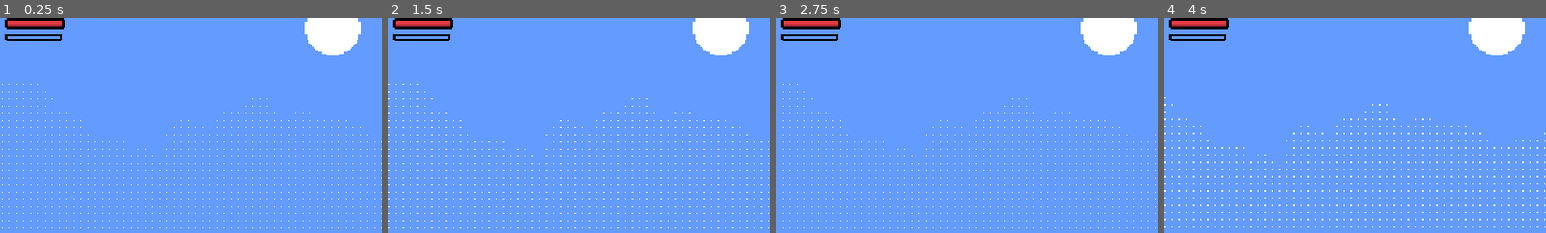
Above: before the commit, frames 1-4 (left to right).
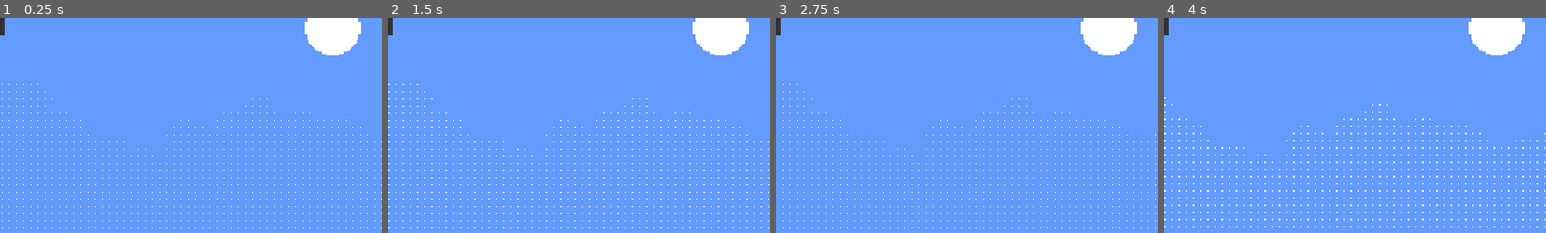
Above: after the commit, the same moments.

Repository: pixelmaster909/SURVIVE
Game: Godot game, scene res://Node2D.tscn
Two runs of this game, one before a commit and one after it. Both use one fixed random seed, a clock stepped at 60 frames per second and the inputs below. The engine's default icon, where the game draws it, is replaced by a stand-in: a white triangle on a blue panel in a dark square.
Inputs (mouse positions are % of the whole screen's width and height, from its top left):
- Up to frame 1 (0.25 s): no input
- Up to frame 2 (1.5 s): move the mouse to (72, 45) at 0.52 s; hold F (block) 0.53-1.28 s; hold D (right) from 0.53 s (still down); tap Space (jump) at 0.77 s; tap Enter at 1.25 s; move the mouse to (30, 55) at 1.27 s; tap Shift (roll) at 1.35 s
- Up to frame 3 (2.75 s): tap Space (jump) at 1.52 s; move the mouse to (60, 28) at 2.02 s; release D (right) at 2.03 s; hold A (left) from 2.03 s (still down); click (60, 28) at 2.1 s
- Up to frame 4 (4 s): move the mouse to (45, 70) at 2.77 s; release A (left) at 2.78 s; hold D (right) from 2.78 s (still down); tap H at 2.85 s; tap Space (jump) at 3.02, 3.77 s; move the mouse to (80, 65) at 3.52 s; hold J from 3.53 s (still down)
The pictures show only the part of the screen within x 0-50%, y 0-50%; the shares and areas given below are measured in that part.

The runs differ from the first frame. In frame 1, 1.2% of the frame differs, in the area x 0-17%, y 0-11%; in frame 2, 1.2%; in frame 3, 1.2%; in frame 4, 1.2%.
Error after the commit: Invalid set index 'max_value' (on base: 'null instance') with value of type 'int'. (res://HUD.gd:9)

Commit message:
added stamina bar

Diff:
--- a/Node2D.tscn
+++ b/Node2D.tscn
@@ -12,11 +12,8 @@
 [ext_resource path="res://assets/backgrounds/background 1/4.png" type="Texture" id=10]
 [ext_resource path="res://assets/backgrounds/background 1/2.png" type="Texture" id=11]
 [ext_resource path="res://icon.png" type="Texture" id=12]
-[ext_resource path="res://assets/Health&Stamina/Red/BorderBG.png" type="Texture" id=13]
-[ext_resource path="res://assets/Health&Stamina/Red/Border.png" type="Texture" id=14]
 [ext_resource path="res://assets/backgrounds/background 1/3.png" type="Texture" id=15]
 [ext_resource path="res://assets/backgrounds/background 1/6.png" type="Texture" id=16]
-[ext_resource path="res://assets/Health&Stamina/Red/Colors.png" type="Texture" id=17]
 [ext_resource path="res://HUD.gd" type="Script" id=18]
 
 [sub_resource type="Animation" id=1]
@@ -245,30 +242,6 @@
 
 [sub_resource type="RectangleShape2D" id=3]
 
-[sub_resource type="AtlasTexture" id=7]
-atlas = ExtResource( 13 )
-region = Rect2( 95, 20, 50, 9 )
-
-[sub_resource type="AtlasTexture" id=8]
-atlas = ExtResource( 14 )
-region = Rect2( 95, 20, 50, 9 )
-
-[sub_resource type="AtlasTexture" id=6]
-atlas = ExtResource( 17 )
-region = Rect2( 97, 22, 46, 5 )
-
-[sub_resource type="AtlasTexture" id=9]
-atlas = ExtResource( 13 )
-region = Rect2( 98, 233, 44, 2 )
-
-[sub_resource type="AtlasTexture" id=11]
-atlas = ExtResource( 14 )
-region = Rect2( 96, 231.382, 48, 5.61809 )
-
-[sub_resource type="AtlasTexture" id=10]
-atlas = ExtResource( 17 )
-region = Rect2( 98, 233, 44, 2 )
-
 [node name="Node2D" type="Node2D"]
 
 [node name="ParallaxBackground" type="ParallaxBackground" parent="."]
@@ -390,36 +363,10 @@
 margin_right = 40.0
 margin_bottom = 40.0
 
-[node name="MarginContainer" type="MarginContainer" parent="HUD/Control"]
-margin_right = 40.0
-margin_bottom = 40.0
-
-[node name="HBoxContainer" type="HBoxContainer" parent="HUD/Control/MarginContainer"]
-margin_right = 54.0
-margin_bottom = 40.0
-
-[node name="Heart" type="TextureRect" parent="HUD/Control/MarginContainer/HBoxContainer"]
-margin_bottom = 40.0
-
-[node name="VBoxContainer" type="VBoxContainer" parent="HUD/Control/MarginContainer/HBoxContainer"]
-margin_left = 4.0
-margin_right = 54.0
-margin_bottom = 40.0
-
-[node name="HealthBar" type="TextureProgress" parent="HUD/Control/MarginContainer/HBoxContainer/VBoxContainer"]
-unique_name_in_owner = true
-margin_right = 50.0
-margin_bottom = 9.0
-texture_under = SubResource( 7 )
-texture_over = SubResource( 8 )
-texture_progress = SubResource( 6 )
-texture_progress_offset = Vector2( 2, 2 )
-
-[node name="StaminaBar" type="TextureProgress" parent="HUD/Control/MarginContainer/HBoxContainer/VBoxContainer"]
-unique_name_in_owner = true
-margin_top = 13.0
-margin_right = 50.0
-margin_bottom = 22.0
-texture_under = SubResource( 9 )
-texture_over = SubResource( 11 )
-texture_progress = SubResource( 10 )
+[node name="HealthBar" type="ProgressBar" parent="HUD/Control"]
+margin_right = 4.0
+margin_bottom = 14.0
+
+[node name="StaminaBar" type="ProgressBar" parent="HUD/Control"]
+margin_right = 4.0
+margin_bottom = 14.0
Not shown: 1 places in Node2D.tscn that only renumber resources
